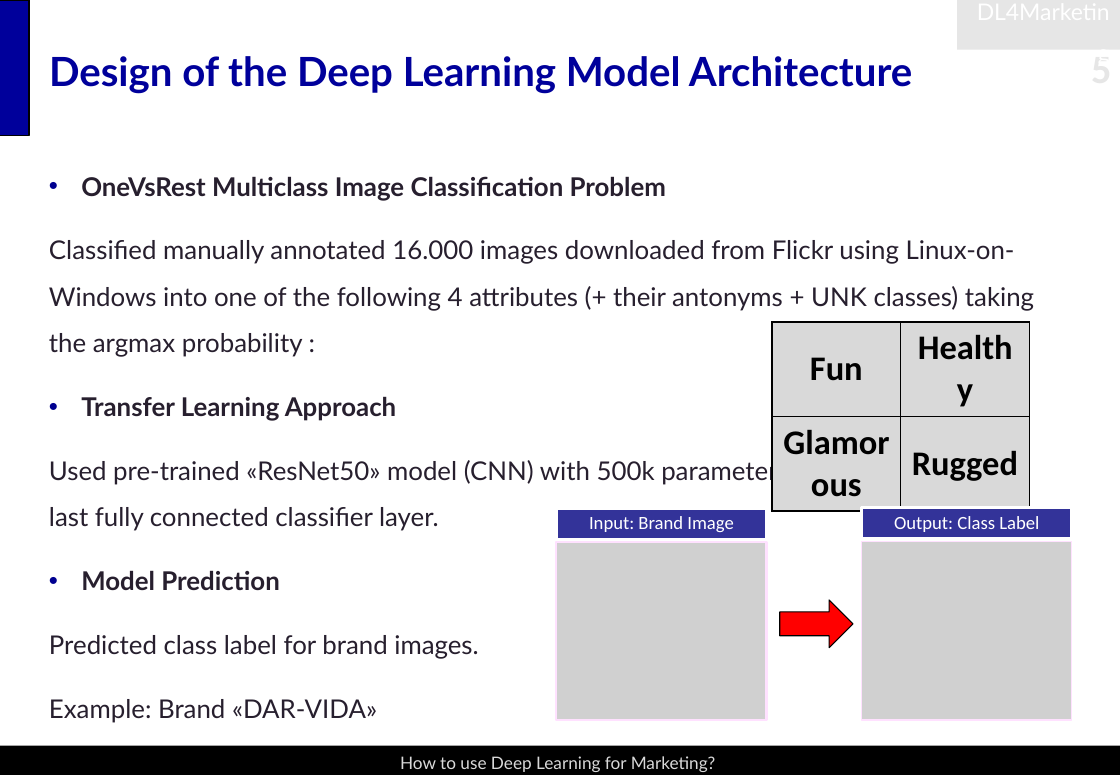
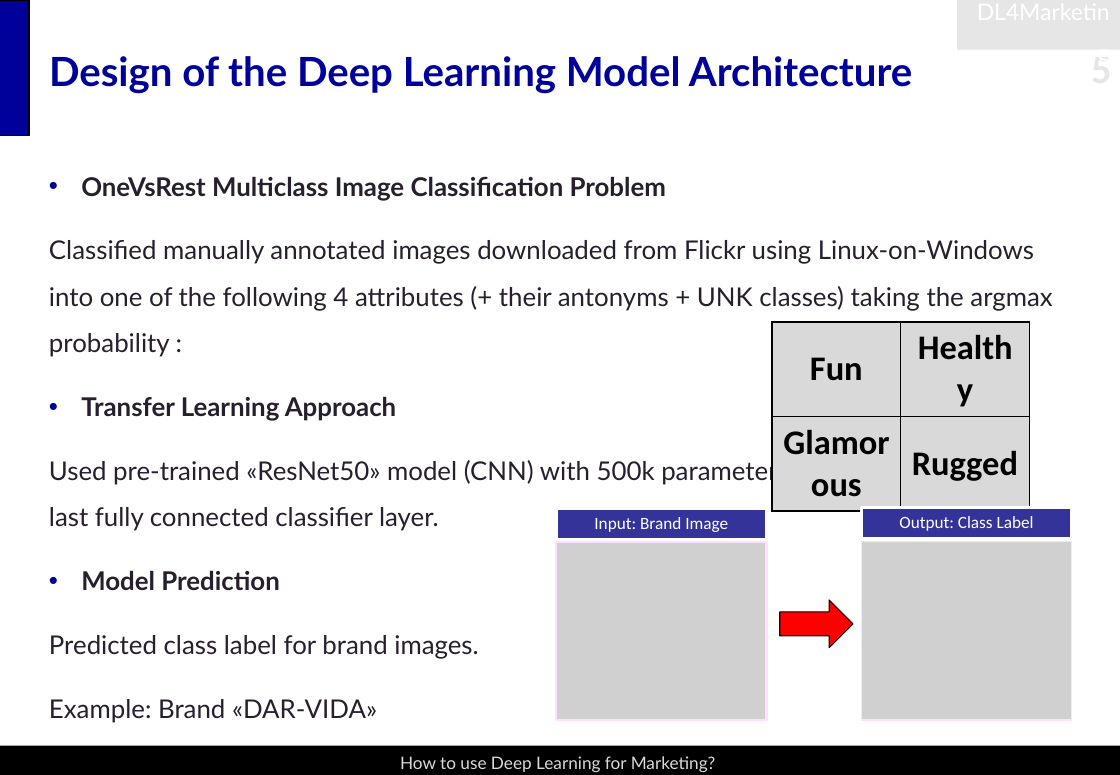
Before and after one commit to snoweZz/DLfM_BrandManagement, a slide deck: slide 5 of about_me/BrandManagement.pptx. Drawn at 1120x775 pixels with LibreOffice and Linux fonts; fonts in the diff are those of the drawing; grey boxes stand for pictures. Boxes give left, top, right and bottom in pixels: in the first picture for what was removed or moved away, otherwise in the second. Text is boxed around its words. In the diff, an @@ line names an element or a change of style, - is before the commit and + after.

Commit message:
Made few changes in slide 5 and 6

```diff
--- a/about_me/BrandManagement.pptx
+++ b/about_me/BrandManagement.pptx
@@ text at box(49, 240, 1052, 357): text changed @@
-Classified manually annotated 16.000 images downloaded from Flickr using Linux-on-Windows into one of the following 4 attributes (+ their antonyms + UNK classes) taking the argmax probability :
+Classified manually annotated images downloaded from Flickr using Linux-on-Windows into one of the following 4 attributes (+ their antonyms + UNK classes) taking the argmax probability :
@@ text "Input: Brand Image" at box(594, 517, 728, 532): size 13 to 12 pt @@
@@ text "Output: Class Label" at box(899, 516, 1034, 531): size 13 to 12 pt @@
```
Also in this commit, not shown: 2 other slides changed.
